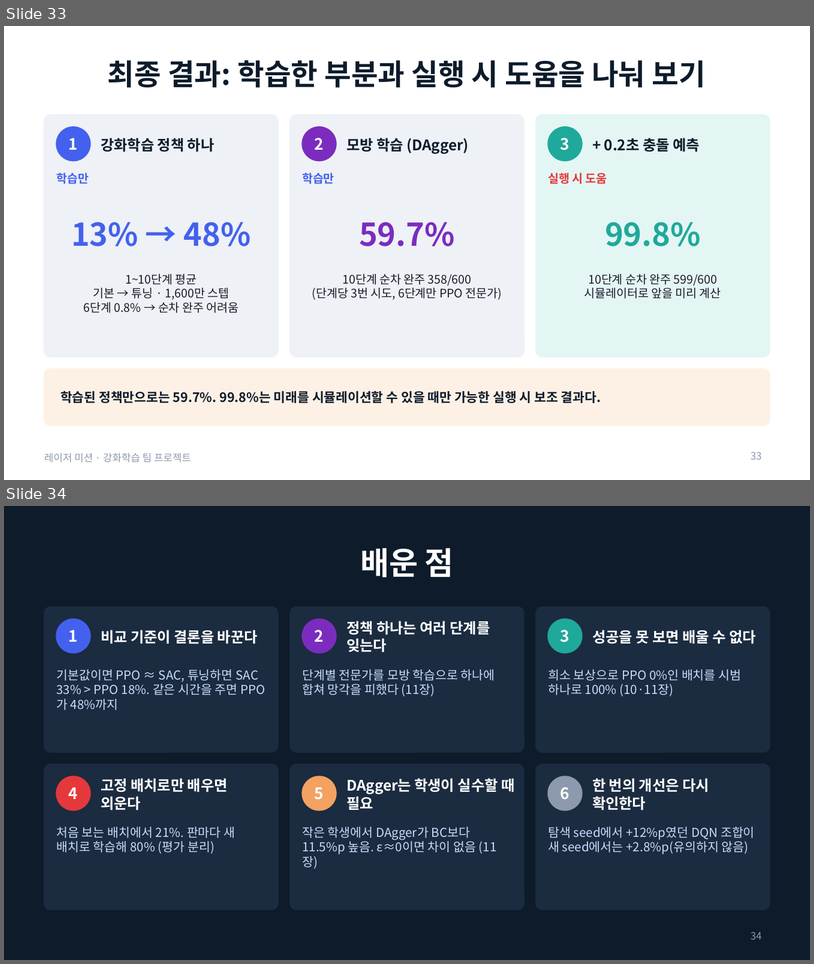
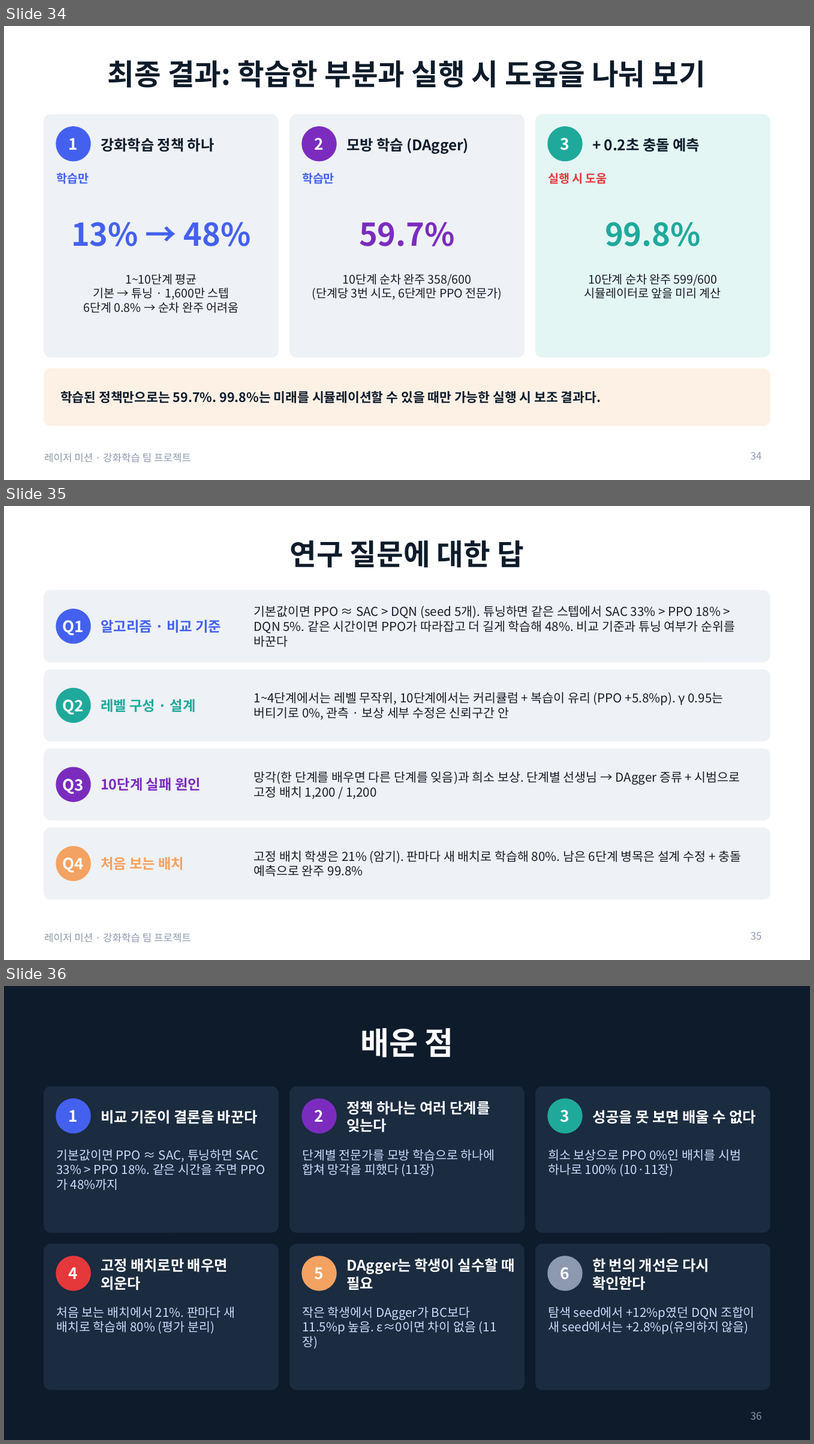
Before and after one commit to changxeokSong/reinforcement_learning, a slide deck: docs/LaserMission_presentation.pptx. Shown one above the other, each under a label of ours: slides 33 and 34 before the commit, slides 34, 35 and 36 after it. The pictures are 814x964 and 814x1444 pixels, drawn with LibreOffice and Linux fonts; fonts in the diff are those of the drawing. Boxes give left, top, right and bottom in pixels: in the first picture for what was removed or moved away, otherwise in the second. Text is boxed around its words. In the diff, an @@ line names an element or a change of style, - is before the commit and + after.

Commit message:
레이저 발표 자료: 연구 질문 답, 학습 곡선(같은 스텝·같은 시간), 한 장 요약 갱신 (39장), 검증 결과와 분석 명령 정리

```diff
--- a/docs/LaserMission_presentation.pptx
+++ b/docs/LaserMission_presentation.pptx
@@ slide 35 added at box(4, 506, 810, 960), background #FFFFFF; not listed: 1 template element that a slide beside it also shows @@
@@ title added at box(290, 540, 524, 568), 26 pt, text #0D1B2A, bold @@
+연구 질문에 대한 답
@@ rounded rectangle added at box(44, 591, 770, 661), fill #EEF1F5, outline #EEF1F5 1 pt @@
@@ ellipse added at box(56, 609, 90, 643), fill #4361EE, outline #4361EE 1 pt @@
@@ text added at box(254, 606, 735, 647), 11 pt, text #1B1B2A @@
+기본값이면 PPO ≈ SAC > DQN (seed 5개). 튜닝하면 같은 스텝에서 SAC 33% > PPO 18% > DQN 5%. 같은 시간이면 PPO가 따라잡고 더 길게 학습해 48%. 비교 기준과 튜닝 여부가 순위를 바꾼다
@@ text added at box(63, 620, 84, 636), 14 pt, text #FFFFFF, bold @@
+Q1
@@ text added at box(101, 619, 221, 633), 12.5 pt, text #4361EE, bold @@
+알고리즘 · 비교 기준
@@ rounded rectangle added at box(44, 670, 770, 741), fill #EEF1F5, outline #EEF1F5 1 pt @@
@@ ellipse added at box(56, 688, 90, 722), fill #1FA99B, outline #1FA99B 1 pt @@
@@ text added at box(63, 699, 84, 715), 14 pt, text #FFFFFF, bold @@
+Q2
@@ text added at box(101, 699, 196, 712), 12.5 pt, text #1FA99B, bold @@
+레벨 구성 · 설계
@@ text added at box(254, 692, 723, 720), 11 pt, text #1B1B2A @@
+1~4단계에서는 레벨 무작위, 10단계에서는 커리큘럼 + 복습이 유리 (PPO +5.8%p). γ 0.95는 버티기로 0%, 관측 · 보상 세부 수정은 신뢰구간 안
@@ rounded rectangle added at box(44, 749, 770, 820), fill #EEF1F5, outline #EEF1F5 1 pt @@
@@ ellipse added at box(56, 767, 90, 801), fill #7B2CBF, outline #7B2CBF 1 pt @@
@@ text added at box(254, 771, 741, 799), 11 pt, text #1B1B2A @@
+망각(한 단계를 배우면 다른 단계를 잊음)과 희소 보상. 단계별 선생님 → DAgger 증류 + 시범으로 고정 배치 1,200 / 1,200
@@ text added at box(63, 778, 84, 794), 14 pt, text #FFFFFF, bold @@
+Q3
@@ text added at box(101, 777, 201, 790), 12.5 pt, text #7B2CBF, bold @@
+10단계 실패 원인
@@ rounded rectangle added at box(44, 828, 770, 899), fill #EEF1F5, outline #EEF1F5 1 pt @@
@@ ellipse added at box(56, 846, 90, 880), fill #F4A261, outline #F4A261 1 pt @@
@@ text added at box(63, 857, 84, 872), 14 pt, text #FFFFFF, bold @@
+Q4
@@ text added at box(101, 856, 185, 870), 12.5 pt, text #F4A261, bold @@
+처음 보는 배치
@@ text added at box(254, 850, 741, 876), 11 pt, text #1B1B2A @@
+고정 배치 학생은 21% (암기). 판마다 새 배치로 학습해 80%. 남은 6단계 병목은 설계 수정 + 충돌 예측으로 완주 99.8%
@@ page number added at box(751, 931, 762, 939), 9 pt, text #8D99AE @@
+35
@@ what was slide 33 is now slide 34 @@
@@ page number at box(751, 451, 762, 459): text changed @@
-33
+34
@@ what was slide 34 is now slide 36 @@
@@ page number at box(751, 1411, 762, 1419): text changed @@
-34
+36
```
Also in this commit, not shown: 6 slides changed, 1 other slide added, 7 other files.
